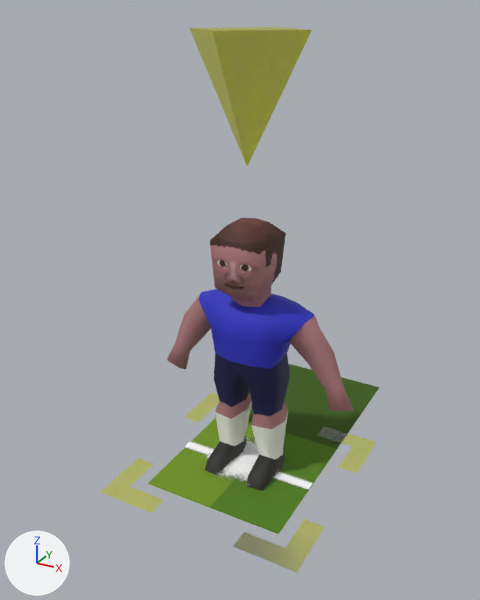
The Blender file models/man.blend, before and after one commit.
Rendered twice from a 50 mm lens placed at (1.84, -3.43, 2.99), pointed at (-0.15, 0.18, 1.19). The lights are fixed; the arrows at lower left show +X, +Y and +Z. The first picture is the older version.

The first picture shows 'centre spot', 'cone_marker', 'grass_border', 'grass_dark', 'grass_light', 'line', 'player_mesh', 'target_marker'.
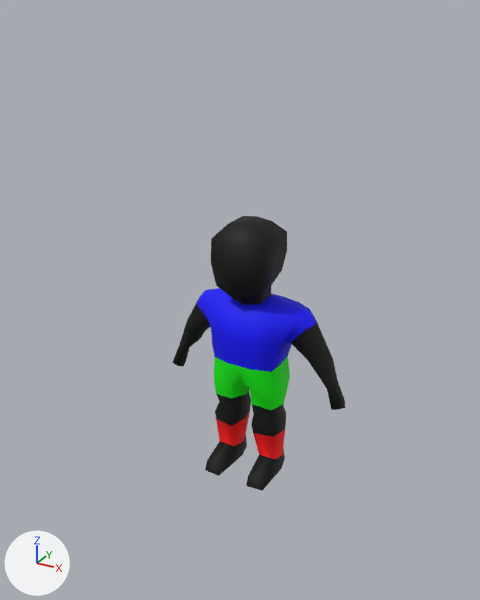
Where the change shows, as pixel boxes [x1, y1, x2, y2] in the pictures (480 x 600 px):
'player_mesh', reshaped, modifiers changed (7% narrower)
    before: [167, 218, 354, 490]
    after: [172, 216, 345, 490]
'cone_marker', hidden
    before: [190, 27, 312, 166]
'grass_dark', hidden (green)
    before: [210, 433, 337, 534]
'target_marker', hidden
    before: [101, 393, 376, 572]
'grass_border', hidden (dark green)
    before: [248, 364, 379, 449]
'grass_light', hidden (green)
    before: [148, 418, 256, 508]
'centre spot', hidden
    before: [207, 441, 259, 480]
'line', hidden
    before: [185, 441, 313, 490]
part 1 of me_player_mesh, reshaped
    before: [167, 222, 354, 460]
    after: [172, 216, 345, 490]
part 2 of me_player_mesh, recoloured
    before: [176, 218, 344, 490]
    after: [187, 216, 256, 476]

The change, as a list of edits to the scene's bpy script:
```text
Add img_kit:
    img_kit = load_image('kit', '_unpacked/kit', 512, 512, 'sRGB')
Add mat_player_kit:
    mat_player_kit = principled_material('player_kit')
    mat_player_kit.texture = img_kit
    mat_player_kit.roughness = 0.705
Change me_player_mesh:
    used by ob_player_mesh; location = (0.0, 0.123, 0.0)
    remove me_player_mesh.from_pydata(...)  # 104 vertices, 91 faces; spans x -0.72..0.01, y -0.32..0.13, z 0.0..1.8
    add me_player_mesh.from_pydata(...)  # 254 vertices, 248 faces; spans x -0.67..0.67, y -0.32..0.15, z 0.0..1.81
    me_player_mesh part 1
    6 vertices are removed from x 0.0..0.01, y -0.3..0.11, z 0.88..1.71
    45 faces are deleted
    4 vertices in x -0.22..-0.07, y 0.07..0.12, z 0.41..0.49 move by (0.0, -0.03, 0.0)
    3 vertices in x -0.15..0.0, y -0.2..0.06, z 1.45..1.8 move by (0.0, 0.02, 0.01)
    3 vertices in x -0.15..0.0, y -0.26..-0.01, z 1.4..1.8 move by (0.0, 0.01, 0.01)
    3 vertices in x -0.58..-0.42, y -0.07..-0.04, z 0.6..0.92 move by (-0.01, -0.01, 0.02)
    31 vertices move from x -0.72..0.0, y -0.28..0.1, z 0.58..1.71 to x -0.64..0.0, y -0.27..0.1, z 0.62..1.59
    156 vertices are added at x -0.67..0.67, y -0.32..0.15, z 0.0..1.8
    202 new faces join them
    me_player_mesh part 2: 46 faces spanning x -0.54..0.0, y -0.32..0.13, z 0.0..1.81 switch from mat_player_team1 (picture img_player_texture_1) to mat_player_kit (picture img_kit)
Change ob_player_mesh:
    remove _m = ob_player_mesh.modifiers.new('Mirror', 'MIRROR')
    remove _m.use_clip = True
    remove _m.merge_threshold = 0.011
Change ob_grass_dark:
    add ob_grass_dark.hide_set(True)  # its collection is switched off
Change ob_line:
    add ob_line.hide_set(True)  # its collection is switched off
Change ob_grass_light:
    add ob_grass_light.hide_set(True)  # its collection is switched off
Change ob_grass_border:
    add ob_grass_border.hide_set(True)  # its collection is switched off
Change ob_centre_spot:
    add ob_centre_spot.hide_set(True)  # its collection is switched off
Change ob_target_marker:
    add ob_target_marker.hide_set(True)  # its collection is switched off
Change ob_cone_marker:
    add ob_cone_marker.hide_set(True)  # its collection is switched off
```
